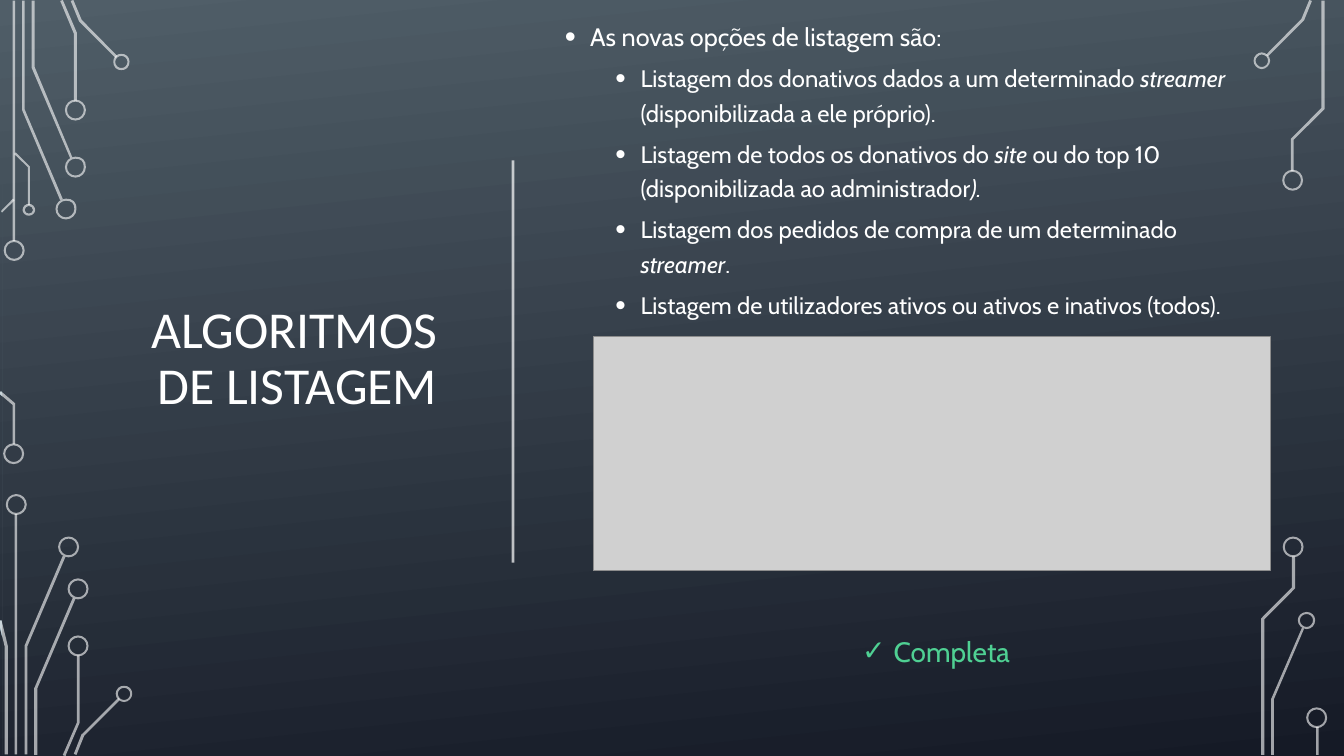
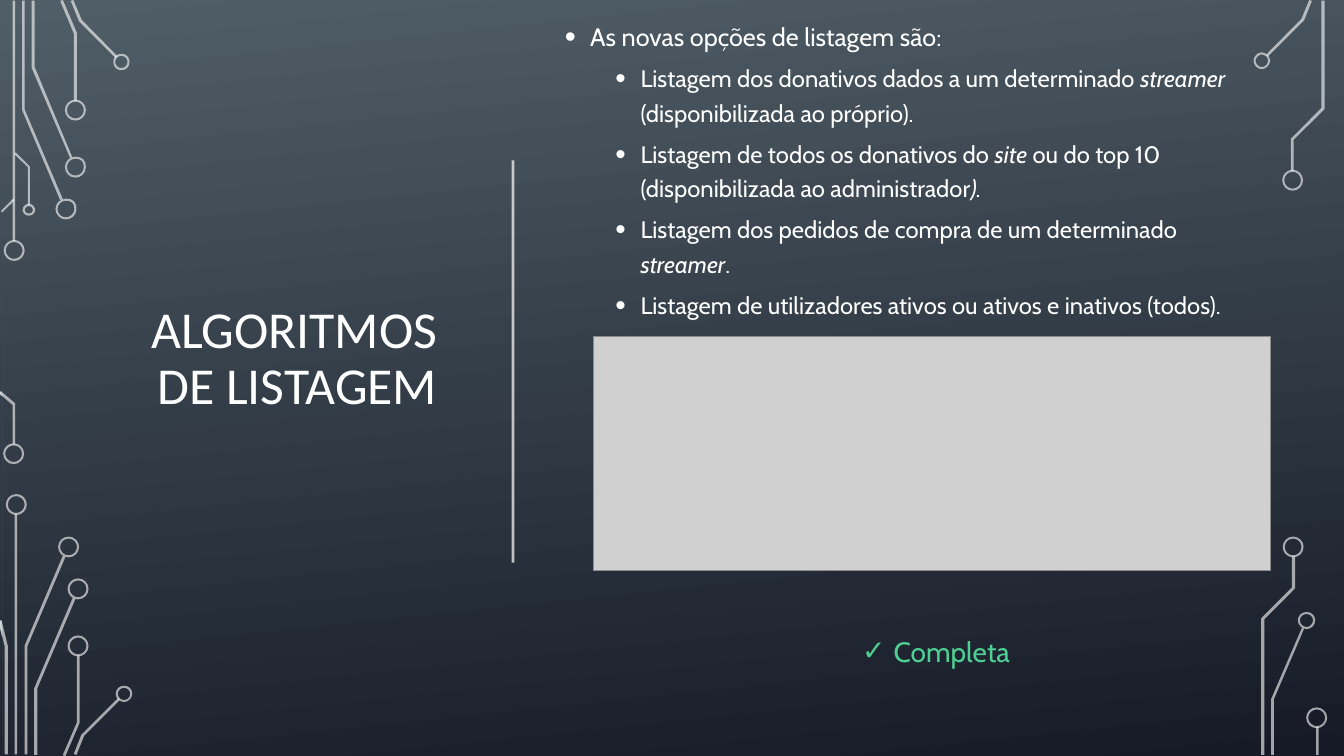
Before and after one commit to BrunoRosendo/StreamZ-AEDA-proj-, a slide deck: slide 9 of Parte 2.pptx. Drawn at 1344x756 pixels with LibreOffice and Linux fonts; fonts in the diff are those of the drawing; grey boxes stand for pictures; background and template pictures are left out. Boxes give left, top, right and bottom in pixels: in the first picture for what was removed or moved away, otherwise in the second. Text is boxed around its words. In the diff, an @@ line names an element or a change of style, - is before the commit and + after.

```diff
--- a/Parte 2.pptx
+++ b/Parte 2.pptx
@@ text at bbox=[641, 69, 1225, 128]: text changed @@
-  • Listagem dos donativos dados a um determinado streamer (disponibilizada a ele próprio).
+  • Listagem dos donativos dados a um determinado streamer (disponibilizada ao próprio).
```
Also in this commit, not shown: 1 other slide changed.
